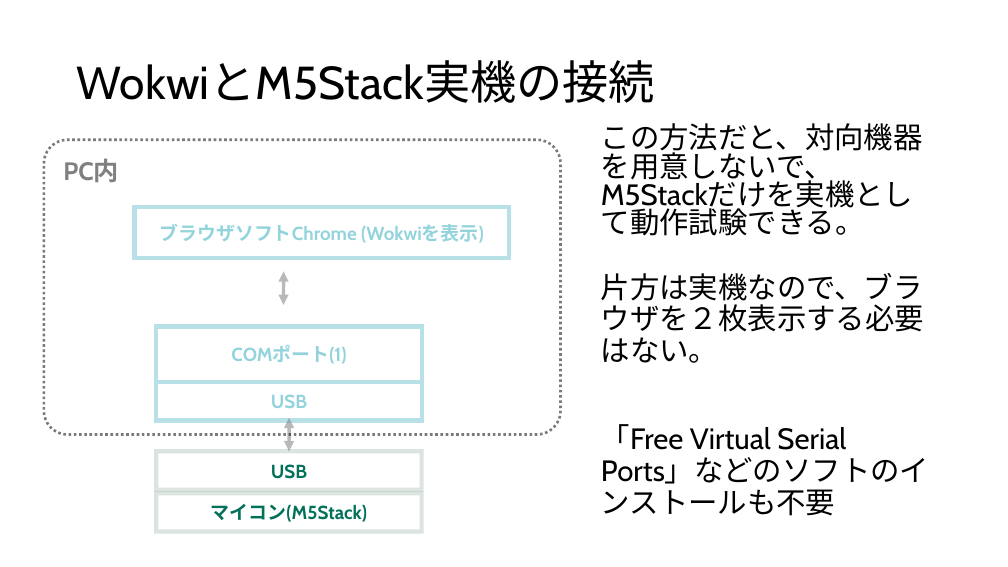
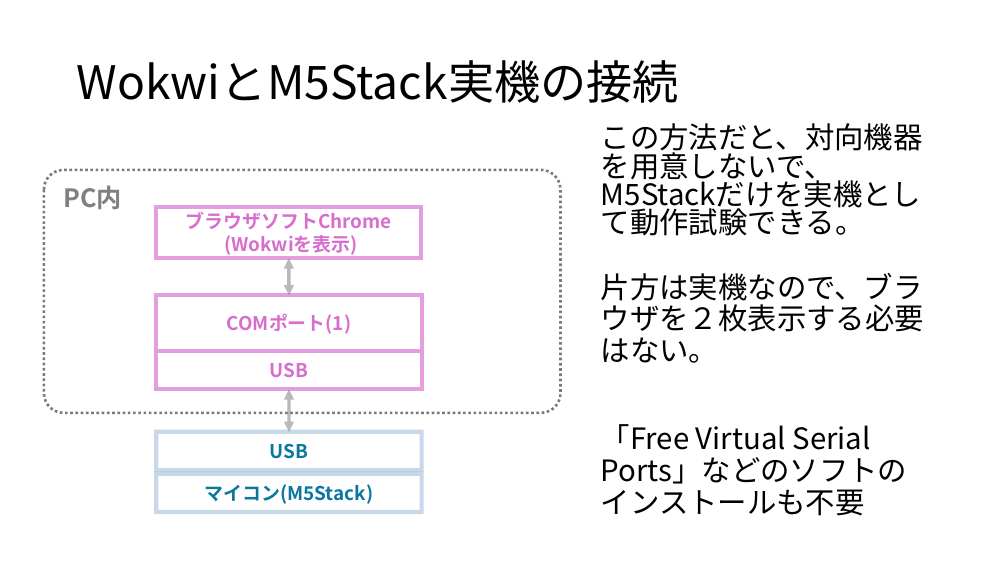
Before and after one commit to potechisakura/ren01, a slide deck: slide 16 of 01.pptx (slide 12 before the commit). Drawn at 1008x567 pixels with LibreOffice and Linux fonts; fonts in the diff are those of the drawing. Boxes give left, top, right and bottom in pixels: in the first picture for what was removed or moved away, otherwise in the second. Text is boxed around its words. In the diff, an @@ line names an element or a change of style, - is before the commit and + after.

```diff
--- a/01.pptx
+++ b/01.pptx
@@ rounded rectangle: place and size @@
-rounded rectangle at [44,140,560,435]
+rounded rectangle at [44,170,560,414]
@@ font Cabin to Noto Sans CJK JP in 4 elements at [77,60,679,103], [601,123,923,236], [601,424,907,516], [63,185,122,209] @@
@@ text "PC内": place and size @@
-text "PC内" at [63,159,119,182]
+text "PC内" at [63,185,122,209]
@@ rectangle "ブラウザソフトChrome": place and size @@
-rectangle "ブラウザソフトChrome" at [135,207,509,259]
+rectangle "ブラウザソフトChrome" at [157,207,422,259]
@@ rectangle "ブラウザソフトChrome" at [157,207,422,259]: outline #B7E1E7 4 pt to #E59EDD 4 pt @@
@@ text in rectangle at [186,212,392,257]: text changed; font Cabin to Noto Sans CJK JP; text colour #92D3DC to #D86ECC @@
-ブラウザソフトChrome (Wokwiを表示)
+ブラウザソフトChrome
+(Wokwiを表示)
@@ double arrow moved from (284, 305) - (284, 271) to (289, 296) - (289, 259) @@
@@ rectangle "COMポート(1)": place and size @@
-rectangle "COMポート(1)" at [157,327,422,382]
+rectangle "COMポート(1)" at [157,296,422,351]
@@ rectangle "COMポート(1)" at [157,296,422,351]: font Cabin to Noto Sans CJK JP, text colour #92D3DC to #D86ECC; outline #B7E1E7 4 pt to #E59EDD 4 pt @@
@@ rectangle "USB": place and size @@
-rectangle "USB" at [157,382,422,420]
+rectangle "USB" at [157,351,422,389]
@@ rectangle "USB" at [157,351,422,389]: font Cabin to Noto Sans CJK JP, text colour #92D3DC to #D86ECC; outline #B7E1E7 4 pt to #E59EDD 4 pt @@
@@ double arrow moved from (289, 451) - (289, 418) to (289, 432) - (289, 389) @@
@@ rectangle "USB": place and size @@
-rectangle "USB" at [157,451,422,490]
+rectangle "USB" at [157,432,422,470]
@@ rectangle "USB" at [157,432,422,470]: font Cabin to Noto Sans CJK JP, text colour #017058 to #0B76A0; outline #69917C 4 pt to #215F9A 4 pt @@
@@ rectangle "マイコン(M5Stack)": place and size @@
-rectangle "マイコン(M5Stack)" at [157,493,422,532]
+rectangle "マイコン(M5Stack)" at [157,474,422,513]
@@ rectangle "マイコン(M5Stack)" at [157,474,422,513]: font Cabin to Noto Sans CJK JP, text colour #017058 to #0B76A0; outline #69917C 4 pt to #215F9A 4 pt @@
```
Also in this commit, not shown: 25 other slides changed, 3 slides added.
